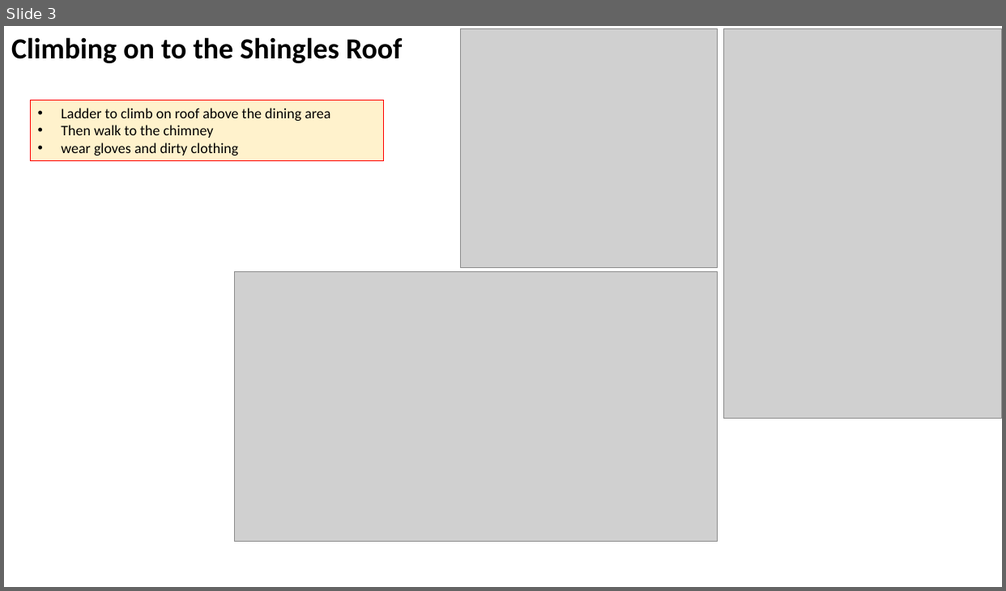
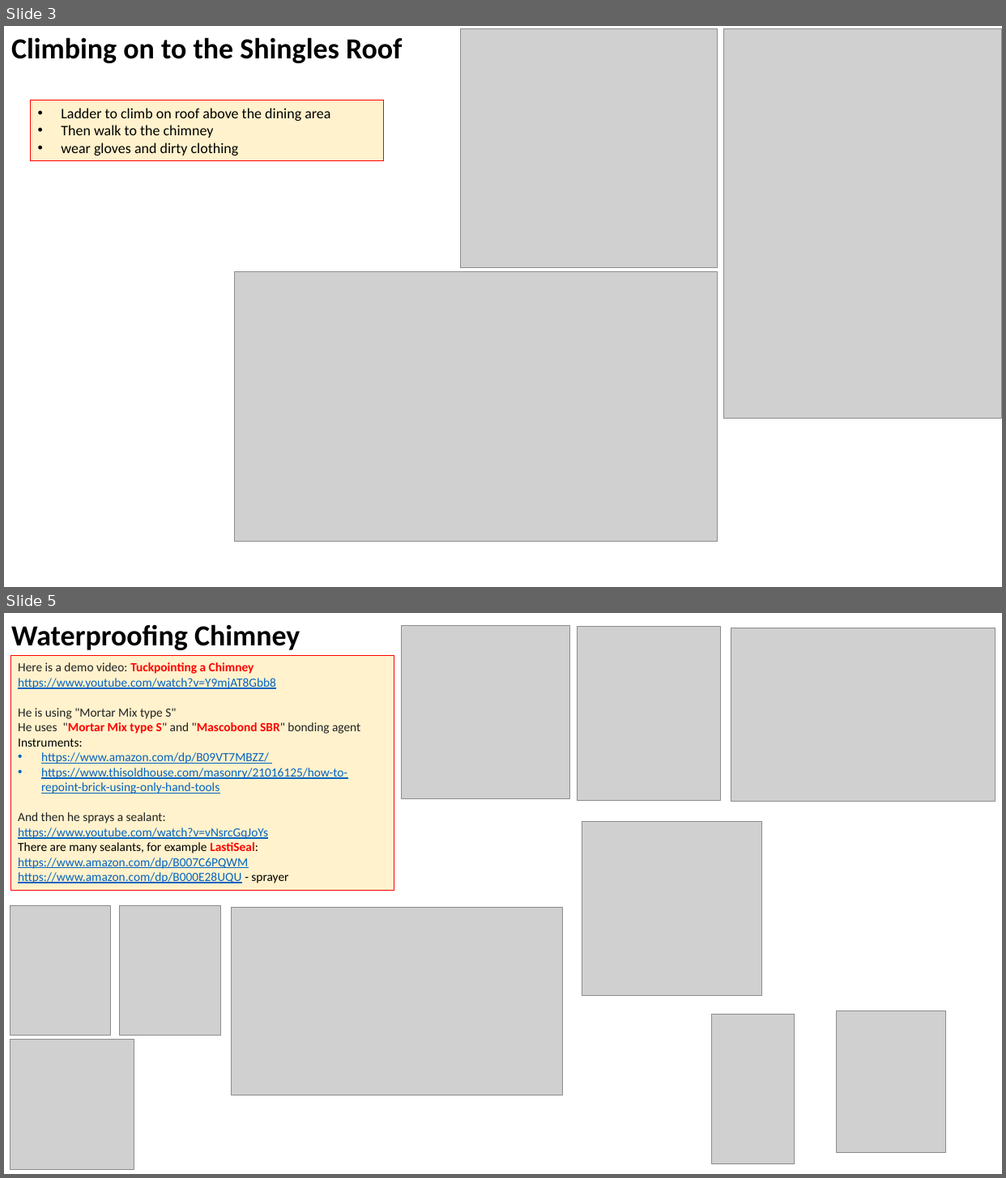
Before and after one commit to lselector/misc_farm, a slide deck: roof_chimney.pptx. Shown one above the other, each under a label of ours: slide 3 before the commit, slides 3 and 5 after it; the slides between them are not shown. The pictures are 1006x591 and 1006x1178 pixels, drawn with LibreOffice and Linux fonts; fonts in the diff are those of the drawing; grey boxes stand for pictures. Boxes give left, top, right and bottom in pixels: in the first picture for what was removed or moved away, otherwise in the second. Text is boxed around its words. In the diff, an @@ line names an element or a change of style, - is before the commit and + after.

```diff
--- a/roof_chimney.pptx
+++ b/roof_chimney.pptx
@@ slide 5 added at <box>4,613,1002,1174</box>, background #FFFFFF @@
@@ text added at <box>11,624,300,650</box>, 28 pt, text #000000, bold @@
+Waterproofing Chimney
@@ picture added at <box>402,625,570,798</box> @@
@@ picture added at <box>577,627,720,800</box> @@
@@ picture added at <box>731,628,996,802</box> @@
@@ rectangle added at <box>10,656,394,890</box>, fill #FFF2CC, outline #FF0000 0.75 pt, 12 pt, text #0563C1, underline @@
+Here is a demo video: Tuckpointing a Chimney https://www.youtube.com/watch?v=Y9mjAT8Gbb8
+He is using "Mortar Mix type S"
+He uses "Mortar Mix type S" and "Mascobond SBR" bonding agent
+Instruments:
+• https://www.amazon.com/dp/B09VT7MBZZ/
+• https://www.thisoldhouse.com/masonry/21016125/how-to-repoint-brick-using-only-hand-tools
+And then he sprays a sealant:
+https://www.youtube.com/watch?v=vNsrcGqJoYs
+There are many sealants, for example LastiSeal:
+https://www.amazon.com/dp/B007C6PQWM
+https://www.amazon.com/dp/B000E28UQU - sprayer
@@ picture added at <box>582,822,761,995</box> @@
@@ picture added at <box>10,905,110,1036</box> @@
@@ picture added at <box>119,905,221,1036</box> @@
@@ picture added at <box>232,907,563,1095</box> @@
@@ picture added at <box>711,1014,795,1164</box> @@
@@ picture added at <box>837,1011,946,1152</box> @@
@@ picture added at <box>10,1040,134,1170</box> @@
```
Also in this commit, not shown: 4 slides changed, 1 other slide added, 1 slide removed, 1 other file.
